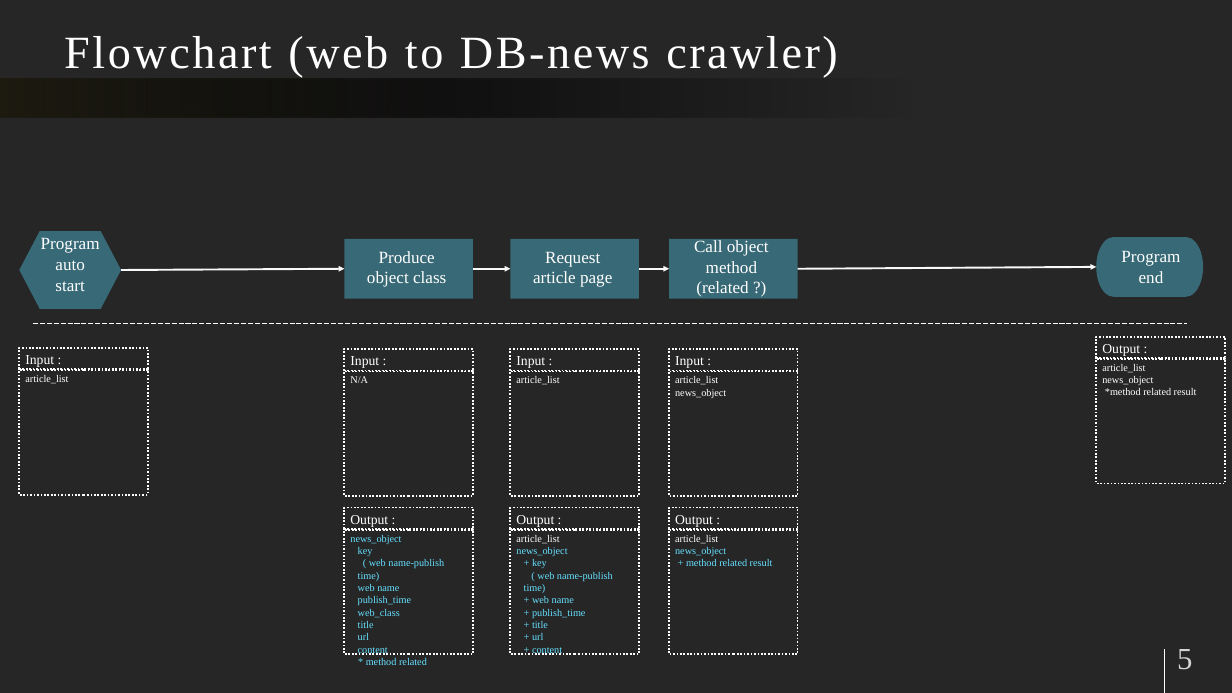
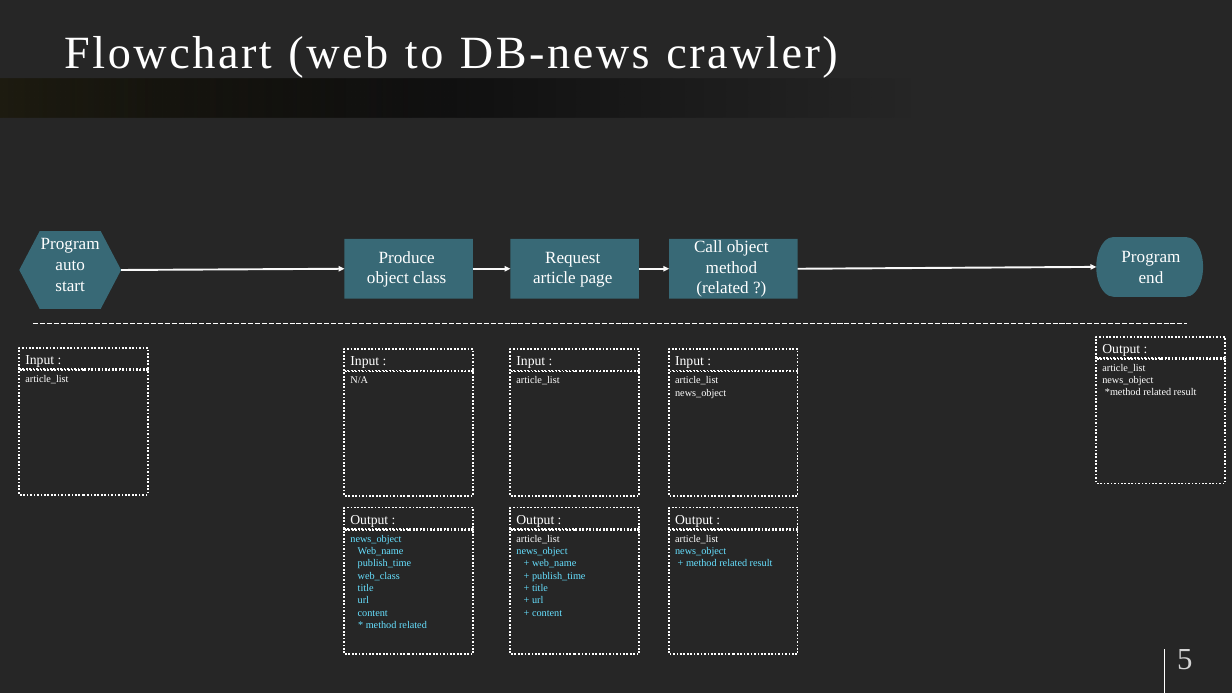
Before and after one commit to Hua-cin/Banana_project_news_web, a slide deck: slide 5 of Banana_project_news_web.pptx. Drawn at 1232x693 pixels with LibreOffice and Linux fonts; fonts in the diff are those of the drawing. Boxes give left, top, right and bottom in pixels: in the first picture for what was removed or moved away, otherwise in the second. Text is boxed around its words. In the diff, an @@ line names an element or a change of style, - is before the commit and + after.

Commit message:
modify-web name change to web_name and modify related loop

```diff
--- a/Banana_project_news_web.pptx
+++ b/Banana_project_news_web.pptx
@@ text in rectangle at box(358, 547, 404, 556): text changed @@
-  key
-  ( web name-publish time)
-  web name
+  Web_name
@@ text in rectangle at box(532, 559, 576, 568): text changed @@
-  + key
-  ( web name-publish time)
-  + web name
+  + web_name
```
Also in this commit, not shown: 2 other slides changed.
